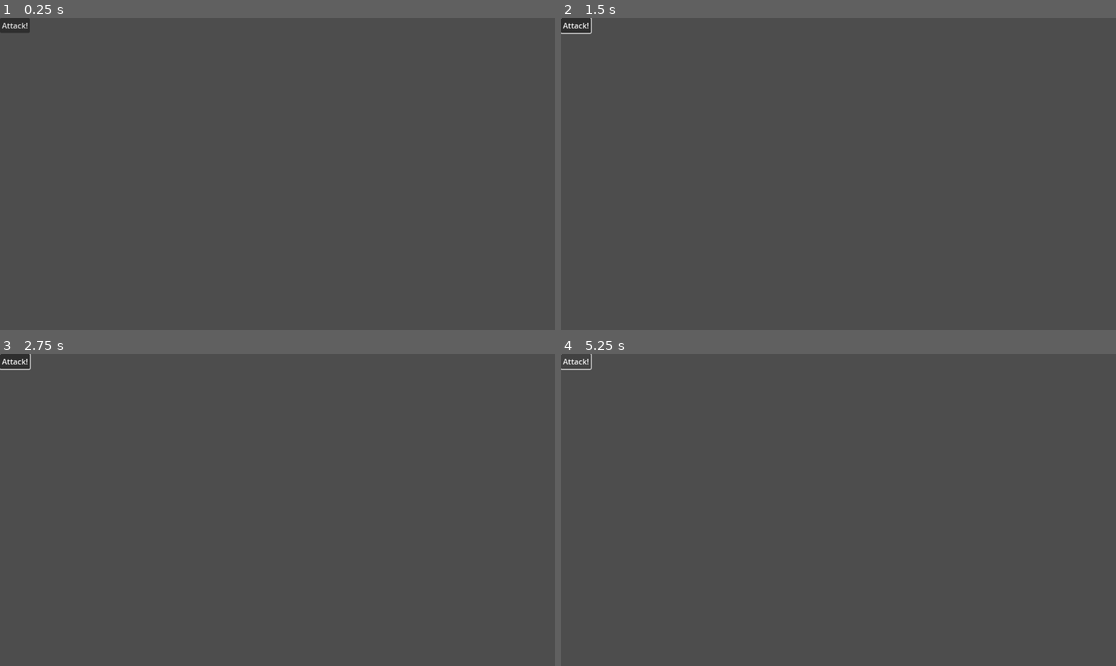
Above: before the commit, frames 1-4 (two rows, left to right).
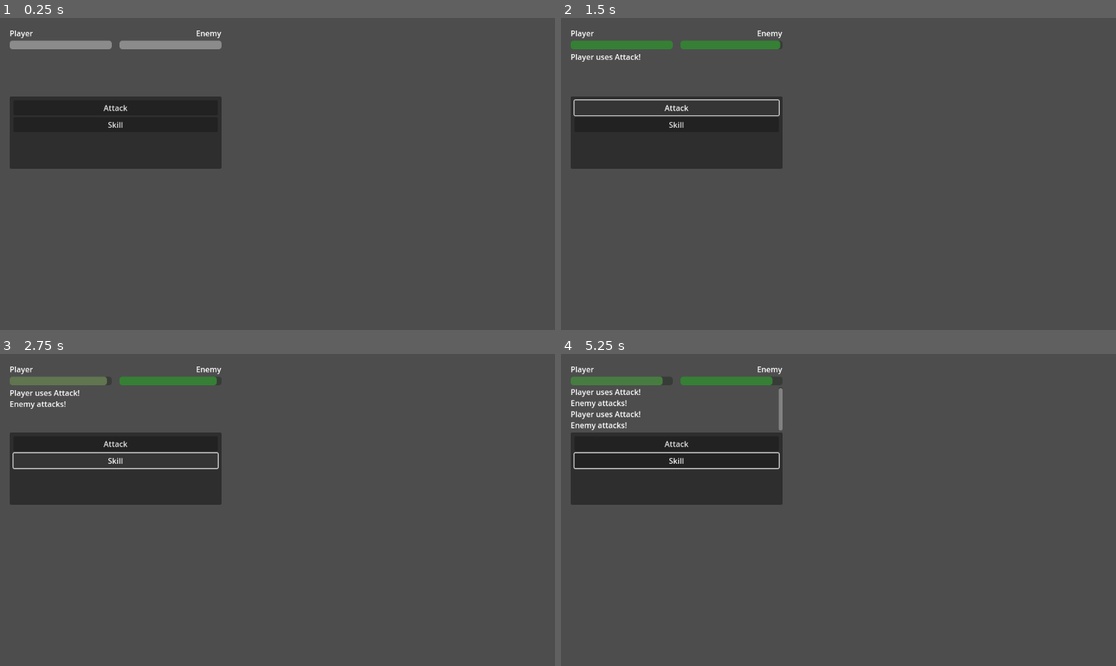
Above: after the commit, the same moments.

Repository: luizpanigassi/RPG_battle_test
Game: Godot game, scene res://scenes/battle/battle_scene.tscn
The game is run twice, just before and just after one commit, with the same random seed, the same clock (stepped at 60 frames per second) and the same inputs.
Inputs (mouse positions are in pixels of both pictures, inside the frame that each line leads up to):
- Up to frame 1 (0.25 s): no input
- Up to frame 2 (1.5 s): click (577, 24) at 0.5 s, where only the run before the commit has a clickable "Attack!"; click (677, 108) at 1.25 s, where only the run after the commit has a clickable "Attack"
- Up to frame 3 (2.75 s): click (116, 460) at 2 s, where only the run after the commit has a clickable "Skill"
- Up to frame 4 (5.25 s): click (577, 360) at 2.75 s, where only the run before the commit has a clickable "Attack!"; click (677, 444) at 3.5 s, where only the run after the commit has a clickable "Attack"; click (677, 460) at 4.25 s, where only the run after the commit has a clickable "Skill"; click (577, 360) at 5 s, where only the run before the commit has a clickable "Attack!"

The runs differ from the first frame. In frame 1, 10% of the frame differs, in the area x 0-40%, y 0-49%; in frame 2, 8.5%; in frame 3, 8.6%; in frame 4, 10%.

Commit message:
[feat]: combat using one signal and arrays

Diff:
--- a/scenes/battle/battle_scene.tscn
+++ b/scenes/battle/battle_scene.tscn
@@ -12,7 +12,6 @@
 script = ExtResource("1_ugm31")
 
 [node name="Player" parent="." instance=ExtResource("2_o3k7m")]
-script = ExtResource("3_o3k7m")
 
 [node name="Enemy" parent="." instance=ExtResource("3_lbt8a")]
 script = ExtResource("3_o3k7m")
--- /dev/null
+++ b/scenes/entities/player.gd
@@ -0,0 +1,5 @@
+extends Entity
+
+func _init():
+	actions.append(AttackAction.new())
+	actions.append(SkillAction.new())
--- a/scenes/entities/player.tscn
+++ b/scenes/entities/player.tscn
@@ -1,3 +1,6 @@
-[gd_scene format=3 uid="uid://mww3mvqcra6c"]
+[gd_scene load_steps=2 format=3 uid="uid://mww3mvqcra6c"]
+
+[ext_resource type="Script" uid="uid://bmbtihta7m53s" path="res://scenes/entities/player.gd" id="1_ucweq"]
 
 [node name="Player" type="Node2D"]
+script = ExtResource("1_ucweq")
--- a/scripts/actions/action.gd
+++ b/scripts/actions/action.gd
@@ -1 +1,7 @@
-extends Node
+class_name Action
+extends Resource
+
+var name: String = "Action"
+
+func execute(_user, _target):
+	pass
--- a/scripts/actions/attack_action.gd
+++ b/scripts/actions/attack_action.gd
@@ -1 +1,8 @@
-extends Node
+class_name AttackAction
+extends Action
+
+func _init():
+	name = "Attack"
+
+func execute(user, target):
+	target.take_damage(user.attack)
--- a/scripts/actions/skill_action.gd
+++ b/scripts/actions/skill_action.gd
@@ -1 +1,10 @@
-extends Node
+class_name SkillAction
+extends Action
+
+var power: int = 20
+
+func _init():
+	name = "Skill"
+
+func execute(_user, target):
+	target.take_damage(power)
--- a/scripts/combat/combat_manager.gd
+++ b/scripts/combat/combat_manager.gd
@@ -11,7 +11,11 @@
 func _ready():
 	print("Combat started!")
 
-	ui.attack_selected.connect(_on_attack_selected)
+	await get_tree().process_frame
+
+	ui.action_selected.connect(_on_action_selected)
+	ui.set_actions(player.actions)
+	ui.update_hp(player, enemy)
 
 	start_combat()
 
@@ -32,11 +36,13 @@
 	print("Player's turn!")
 	waiting_for_input = true
 
-func _on_attack_selected():
+func _on_action_selected(action: Action):
 	if not waiting_for_input:
 		return
 	waiting_for_input = false
-	enemy.take_damage(player.attack)
+	action.execute(player, enemy)
+	ui.log("Player uses " + action.name + "!")
+	ui.update_hp(player, enemy)
 	end_turn()
 
 func enemy_turn():
@@ -44,6 +50,8 @@
 	await get_tree().create_timer(1.0).timeout
 
 	player.take_damage(enemy.attack)
+	ui.log("Enemy attacks!")
+	ui.update_hp(player, enemy)
 	end_turn()
 
 func end_turn():
--- a/scripts/entities/entity.gd
+++ b/scripts/entities/entity.gd
@@ -7,9 +7,12 @@
 var defense: int = 5
 var speed: int = 10
 
+var actions: Array[Action] = []
+
 func take_damage(amount: int):
 	var damage = max(amount - defense, 1)
 	hp -= damage
+
 	print(name + " took " + str(damage) + " damage. HP: " + str(hp))
 
 	if hp <= 0:
--- a/ui/battle_ui.gd
+++ b/ui/battle_ui.gd
@@ -1,10 +1,64 @@
 extends Control
 
-signal attack_selected
+signal action_selected(action)
+
+@onready var player_hp_bar: ProgressBar = $MainContainer/TopBar/PlayerContainer/PlayerHPBar
+@onready var enemy_hp_bar: ProgressBar = $MainContainer/TopBar/EnemyContainer/EnemyHPBar
+@onready var action_container: VBoxContainer = $MainContainer/ActionPanel/ActionContainer
+@onready var battle_log: RichTextLabel = $MainContainer/BattleLog
+@onready var player_name_label: Label = $MainContainer/TopBar/PlayerContainer/PlayerNameLabel
+@onready var enemy_name_label: Label = $MainContainer/TopBar/EnemyContainer/EnemyNameLabel
+
+var last_player_hp := -1
+var last_enemy_hp := -1
 
 func _ready():
-	$AttackButton.pressed.connect(_on_attack_pressed)
+	print("Player HP bar:", player_hp_bar)
+	print("Enemy HP bar:", enemy_hp_bar)
 
-func _on_attack_pressed():
-	print("You attack!")
-	emit_signal("attack_selected")
+func set_actions(actions: Array[Action]):
+	for child in action_container.get_children():
+		child.queue_free()
+
+	for action in actions:
+		var button := Button.new()
+		button.text = action.name
+		action_container.add_child(button)
+		button.pressed.connect(_on_action_button_pressed.bind(action))
+
+func _on_action_button_pressed(action: Action):
+	print("Selected action:", action.name)
+	emit_signal("action_selected", action)
+
+func update_hp(player, enemy):
+	player_hp_bar.max_value = player.max_hp
+	enemy_hp_bar.max_value = enemy.max_hp
+	player_name_label.text = player.name
+	enemy_name_label.text = enemy.name
+	if last_player_hp != player.hp:
+		animate_bar(player_hp_bar, player.hp, player.max_hp)
+		last_player_hp = player.hp
+	if last_enemy_hp != enemy.hp:
+		animate_bar(enemy_hp_bar, enemy.hp, enemy.max_hp)
+		last_enemy_hp = enemy.hp
+
+func animate_bar(bar: ProgressBar, target_value: int, max_hp: int):
+	var tween = create_tween()
+	tween.tween_property(bar, "value", target_value, 0.4)
+	tween.tween_property(bar, "modulate", Color(1,0.7,0.7), 0.1)
+	tween.tween_property(bar, "modulate", Color(1,1,1), 0.1)
+	var new_color = get_hp_color(target_value, max_hp)
+	tween.parallel().tween_property(bar, "modulate", new_color, 0.25)
+
+func log(text: String):
+	battle_log.append_text(text + '\n')
+	battle_log.scroll_to_line(battle_log.get_line_count())
+
+func get_hp_color(current_hp: int, max_hp: int) -> Color:
+	var ratio := float(current_hp) / float(max_hp)
+	if ratio > 0.5:
+		return Color(0.2, 0.9, 0.2) #verde
+	if ratio > 0.2:
+		return Color(0.9, 0.8, 0.2) #amarelo
+	else:
+		return Color(0.9, 0.2, 0.2) #vermelho
--- a/ui/battle_ui.tscn
+++ b/ui/battle_ui.tscn
@@ -7,7 +7,62 @@
 anchors_preset = 0
 script = ExtResource("1_fyysl")
 
-[node name="AttackButton" type="Button" parent="."]
-offset_right = 8.0
-offset_bottom = 8.0
-text = "Attack!"
+[node name="MainContainer" type="VBoxContainer" parent="."]
+layout_mode = 0
+offset_left = 20.0
+offset_top = 20.0
+offset_right = 460.0
+offset_bottom = 330.0
+
+[node name="TopBar" type="HBoxContainer" parent="MainContainer"]
+layout_mode = 2
+size_flags_horizontal = 3
+theme_override_constants/separation = 16
+
+[node name="PlayerContainer" type="VBoxContainer" parent="MainContainer/TopBar"]
+layout_mode = 2
+size_flags_horizontal = 3
+
+[node name="PlayerNameLabel" type="Label" parent="MainContainer/TopBar/PlayerContainer"]
+layout_mode = 2
+
+[node name="PlayerHPBar" type="ProgressBar" parent="MainContainer/TopBar/PlayerContainer"]
+custom_minimum_size = Vector2(180, 18)
+layout_mode = 2
+size_flags_horizontal = 3
+value = 100.0
+show_percentage = false
+
+[node name="EnemyContainer" type="VBoxContainer" parent="MainContainer/TopBar"]
+layout_mode = 2
+size_flags_horizontal = 3
+
+[node name="EnemyNameLabel" type="Label" parent="MainContainer/TopBar/EnemyContainer"]
+layout_mode = 2
+horizontal_alignment = 2
+
+[node name="EnemyHPBar" type="ProgressBar" parent="MainContainer/TopBar/EnemyContainer"]
+custom_minimum_size = Vector2(180, 18)
+layout_mode = 2
+size_flags_horizontal = 3
+value = 100.0
+show_percentage = false
+
+[node name="BattleLog" type="RichTextLabel" parent="MainContainer"]
+custom_minimum_size = Vector2(0, 90)
+layout_mode = 2
+
+[node name="ActionPanel" type="Panel" parent="MainContainer"]
+custom_minimum_size = Vector2(0, 150)
+layout_mode = 2
+
+[node name="ActionContainer" type="VBoxContainer" parent="MainContainer/ActionPanel"]
+layout_mode = 0
+anchor_right = 1.0
+anchor_bottom = 1.0
+offset_left = 8.0
+offset_top = 8.0
+offset_right = -8.0
+offset_bottom = -8.0
+grow_horizontal = 2
+grow_vertical = 2
Not shown, added: scenes/entities/player.gd.uid
